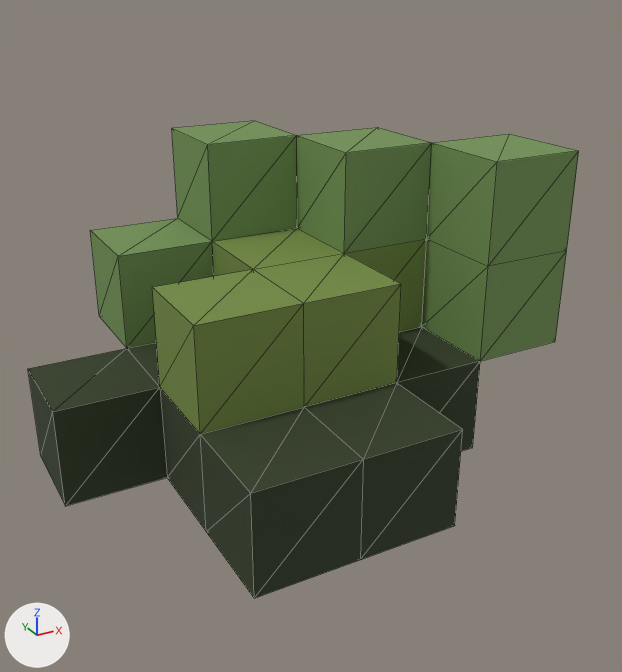
One commit to the glTF model assets/environment/dressing_pack/grass_tuft_med_02/output/model.glb: the scene before it, then after it.
One viewpoint serves both versions: a 50 mm camera at (-0.325, -0.653, 0.47) aimed at (0.045, 0.019, 0.134). Every picture has the same lights, and +X, +Y and +Z are marked at lower left. The first picture is the older version. Mesh edges are drawn as thin lines. Vertices at exactly the same position are counted once.

The first picture shows 'grass_tuft_med_02'.
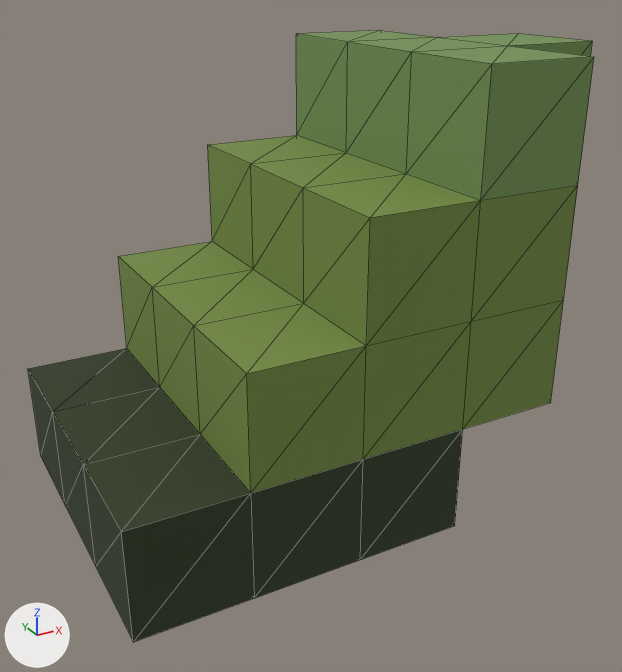
What changed in the scene script:
```text
Change me_grass_tuft_med_02_mesh:
    used by ob_grass_tuft_med_02; location = (0.0, 0.0, 0.0)
    remove me_grass_tuft_med_02_mesh.from_pydata(...)  # 67 vertices, 140 faces; spans x -0.2..0.3, y -0.15..0.25, z 0.0..0.3
    add me_grass_tuft_med_02_mesh.from_pydata(...)  # 74 vertices, 144 faces; spans x -0.2..0.3, y -0.15..0.15, z 0.0..0.4
    me_grass_tuft_med_02_mesh part 1
    18 vertices are removed from x -0.1..0.3, y -0.05..0.25, z 0.0..0.3
    90 faces are deleted
    4 vertices are added at (-0.2, -0.15, 0.0), (-0.2, -0.15, 0.1), (0.1, -0.15, 0.3), (0.1, -0.15, 0.4)
    12 new vertices lie (0.0, 0.0, 0.1) away from vertices in x -0.1..0.3, y -0.15..0.15, z 0.1..0.3
    9 new vertices lie (0.0, -0.1, 0.0) away from vertices in x -0.2..0.2, y -0.05..0.05, z 0.0..0.4
    94 new faces join them
    me_grass_tuft_med_02_mesh part 2: 20 kept faces spanning x -0.1..0.3, y -0.05..0.15, z 0.0..0.3 get new texture (UV) coordinates
```

Boxes [x1, y1, x2, y2] around the edits, measured in the pictures (622 x 672 px; the box of a moved part takes in the faces that stretch with it):
'grass_tuft_med_02', reshaped (28% taller): before [28, 121, 579, 598]; after [28, 30, 594, 642]
part 1 of me_grass_tuft_med_02_mesh, moved or reshaped: before [53, 121, 577, 598]; after [53, 30, 594, 642]
part 2 of me_grass_tuft_med_02_mesh, surface changed: before [488, 151, 579, 266]
